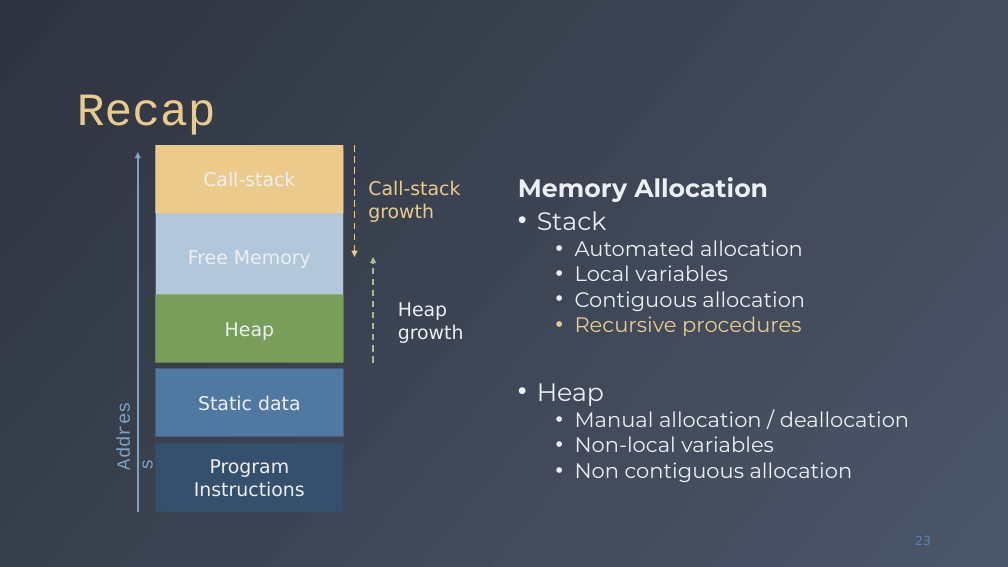
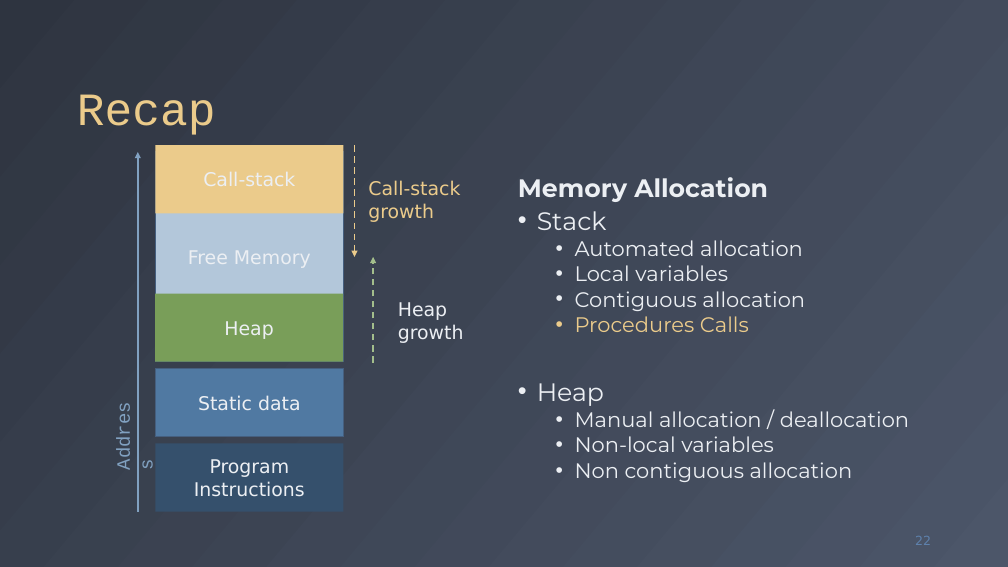
Before and after one commit to fchauvel/ntnu-idata2302-website, a slide deck: slide 22 of source/recursion/_static/procedure_calls/procedure_calls.pptx (slide 23 before the commit). Drawn at 1008x567 pixels with LibreOffice and Linux fonts; fonts in the diff are those of the drawing. Boxes give left, top, right and bottom in pixels: in the first picture for what was removed or moved away, otherwise in the second. Text is boxed around its words. In the diff, an @@ line names an element or a change of style, - is before the commit and + after.

```diff
--- a/source/recursion/_static/procedure_calls/procedure_calls.pptx
+++ b/source/recursion/_static/procedure_calls/procedure_calls.pptx
@@ text at (x1=575, y1=316, x2=749, y2=332): text changed @@
-  • Recursive procedures
+  • Procedures Calls
```
Also in this commit, not shown: 8 other slides changed, 2 slides added, 2 slides removed, 1 other file.
